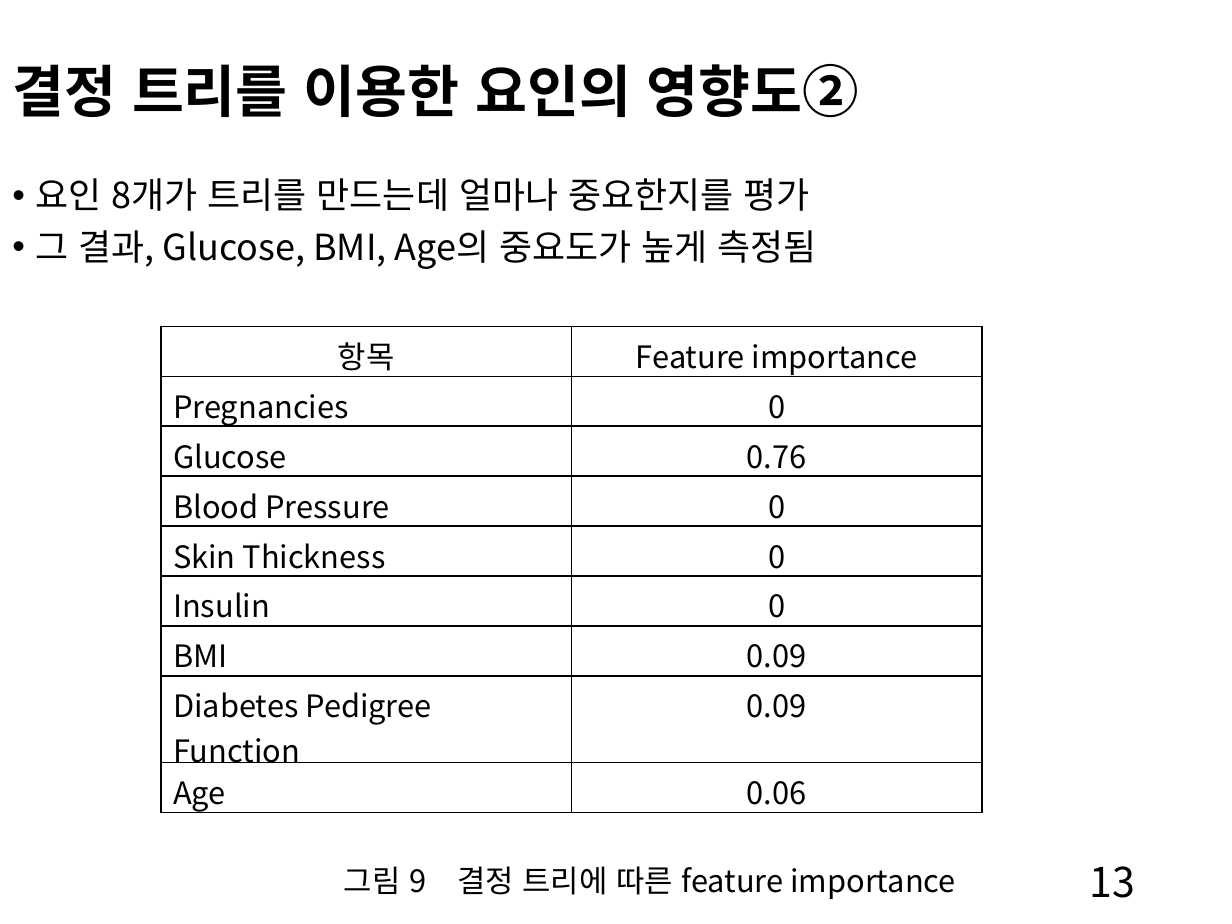
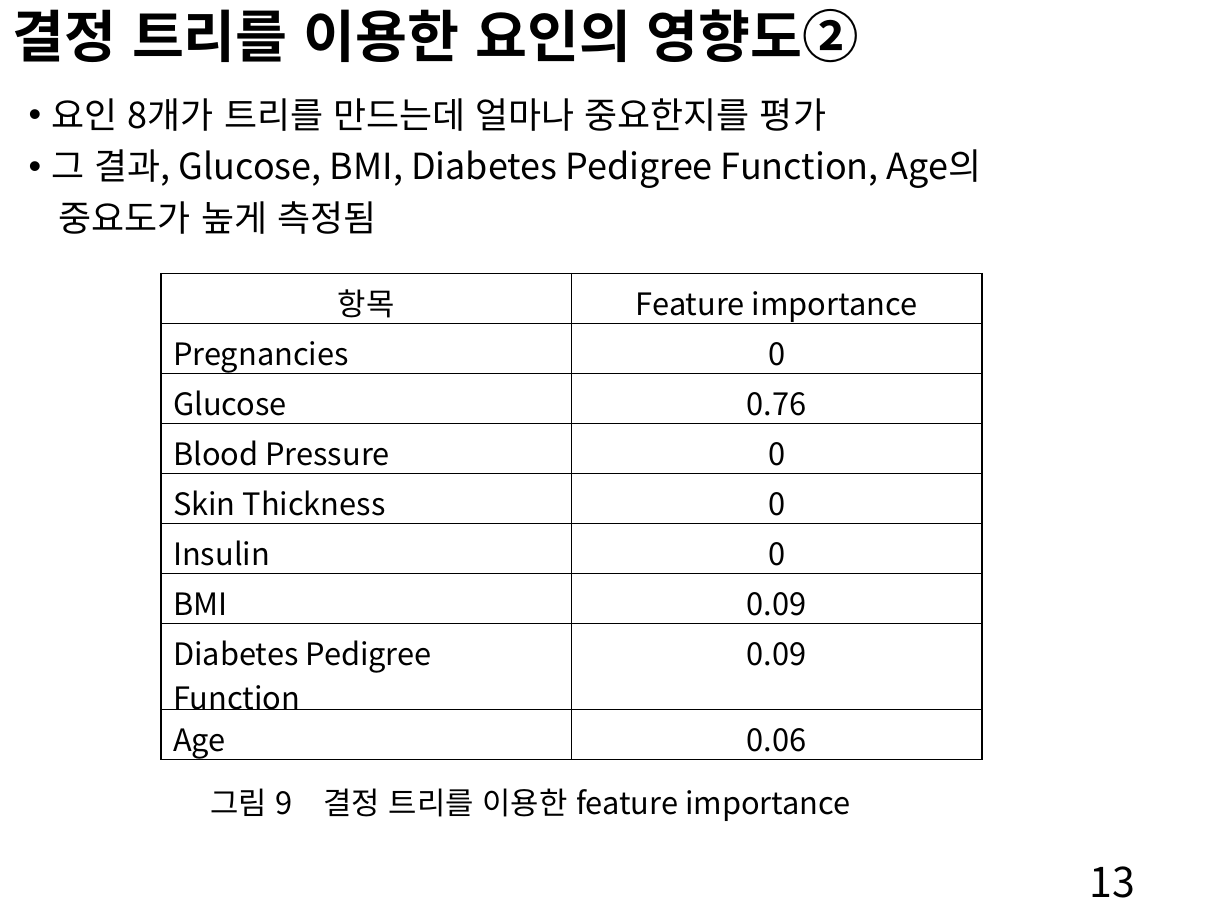
Before and after one commit to yeunkyung/projects, a slide deck: slide 13 of papers/Diabetes_Analysis_ppt_kor.pptx. Drawn at 1232x924 pixels with LibreOffice and Linux fonts; fonts in the diff are those of the drawing. Boxes give left, top, right and bottom in pixels: in the first picture for what was removed or moved away, otherwise in the second. Text is boxed around its words. In the diff, an @@ line names an element or a change of style, - is before the commit and + after.

```diff
--- a/papers/Diabetes_Analysis_ppt_kor.pptx
+++ b/papers/Diabetes_Analysis_ppt_kor.pptx
@@ title "결정 트리를 이용한 요인의 영향도②": place and size @@
-title "결정 트리를 이용한 요인의 영향도②" at (12, 64, 859, 118)
+title "결정 트리를 이용한 요인의 영향도②" at (12, 9, 859, 63)
@@ text "요인 8개가 트리를 만드는데 얼마나 ...": place and size @@
-text "요인 8개가 트리를 만드는데 얼마나 ..." at (35, 178, 817, 269)
+text "요인 8개가 트리를 만드는데 얼마나 ..." at (52, 98, 982, 234)
@@ text at (52, 149, 982, 234): text changed @@
-• 그 결과, Glucose, BMI, Age의 중요도가 높게 측정됨
+• 그 결과, Glucose, BMI, Diabetes Pedigree Function, Age의
+중요도가 높게 측정됨
@@ table: place and size @@
-table at (161, 326, 982, 816)
+table at (161, 274, 982, 764)
@@ text at (210, 788, 851, 821): text changed @@
-그림 9 결정 트리에 따른 feature importance
+그림 9 결정 트리를 이용한 feature importance
```
Also in this commit, not shown: 5 other slides changed, 1 other file.
